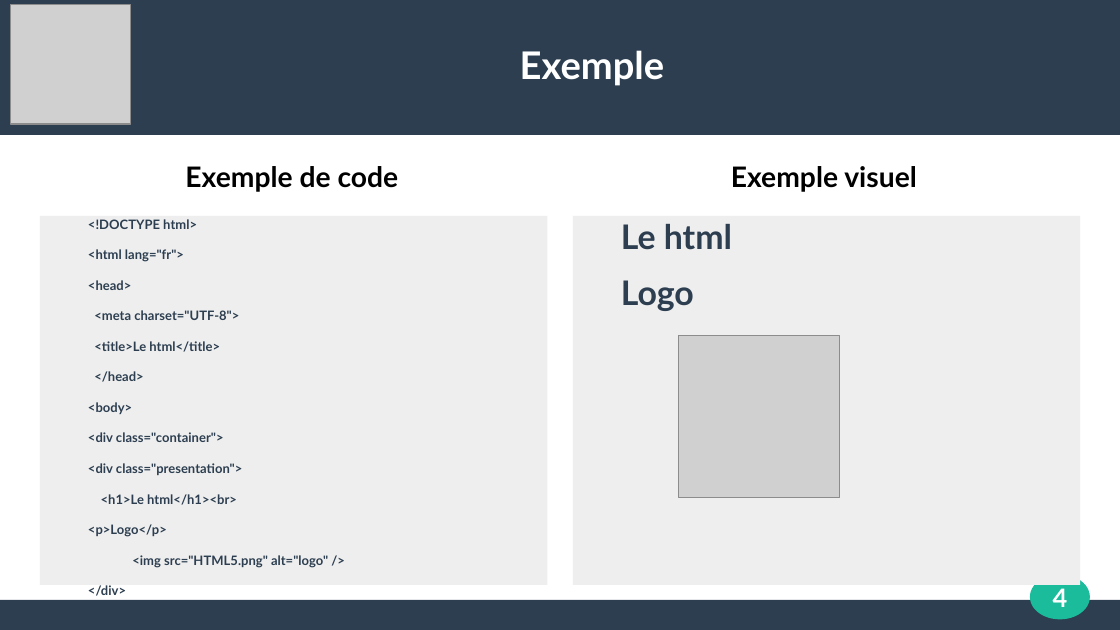
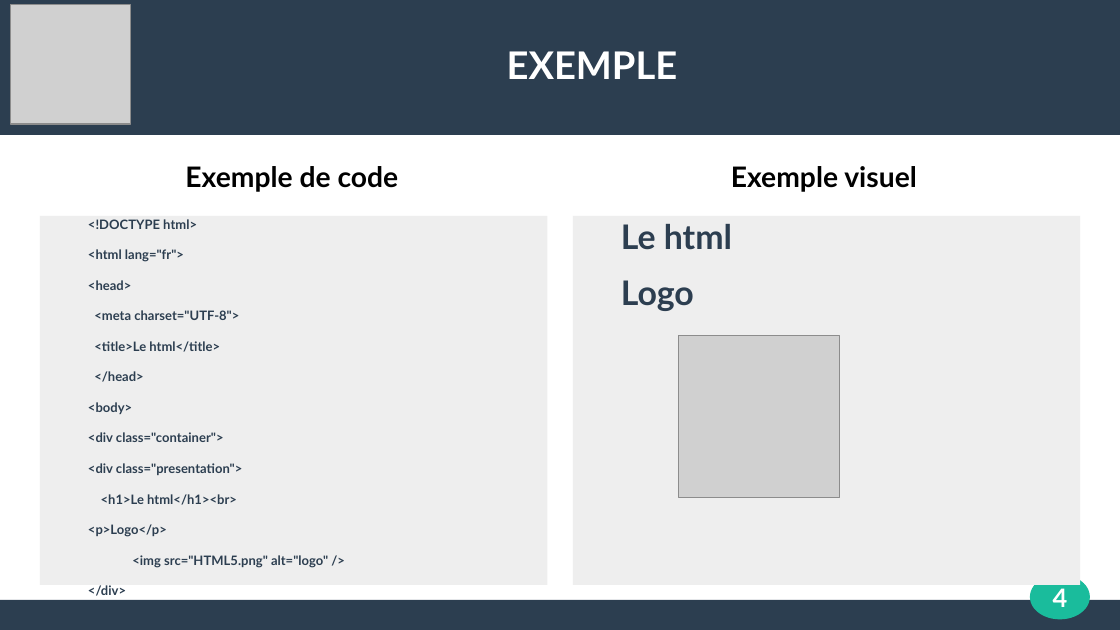
Before and after one commit to dclkent1parker/PresentationLangages, a slide deck: slide 4 of final.odp. Drawn at 1120x630 pixels with LibreOffice and Linux fonts; fonts in the diff are those of the drawing; grey boxes stand for pictures. Boxes give left, top, right and bottom in pixels: in the first picture for what was removed or moved away, otherwise in the second. Text is boxed around its words. In the diff, an @@ line names an element or a change of style, - is before the commit and + after.

```diff
--- a/final.odp
+++ b/final.odp
@@ title at box(507, 51, 678, 79): text changed @@
-Exemple
+EXEMPLE
```
Also in this commit, not shown: 4 other slides changed, 4 slides added.
